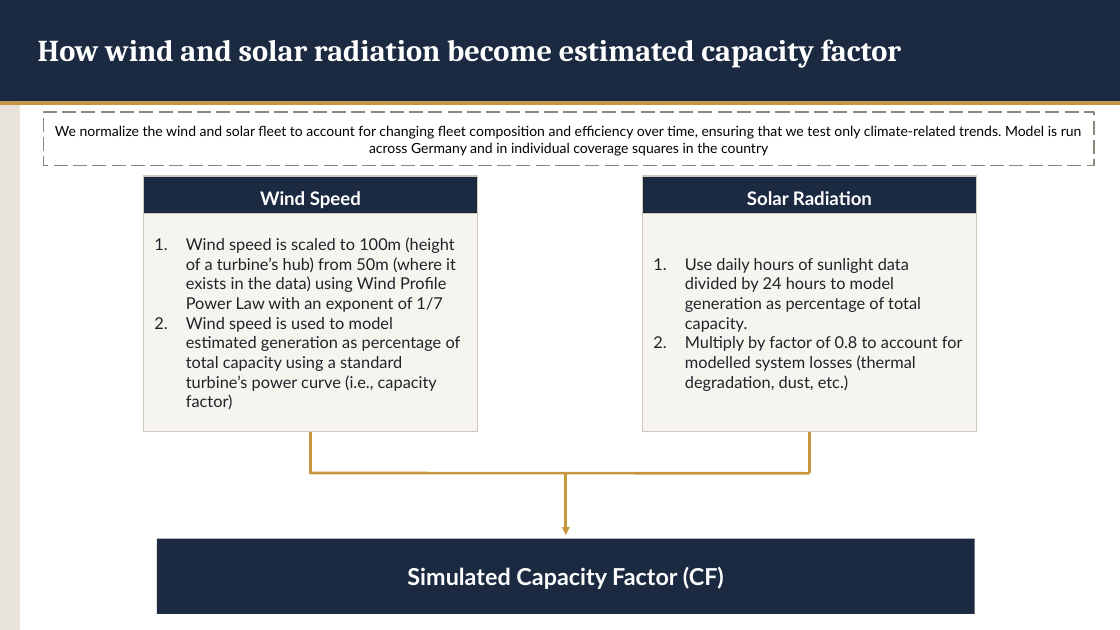
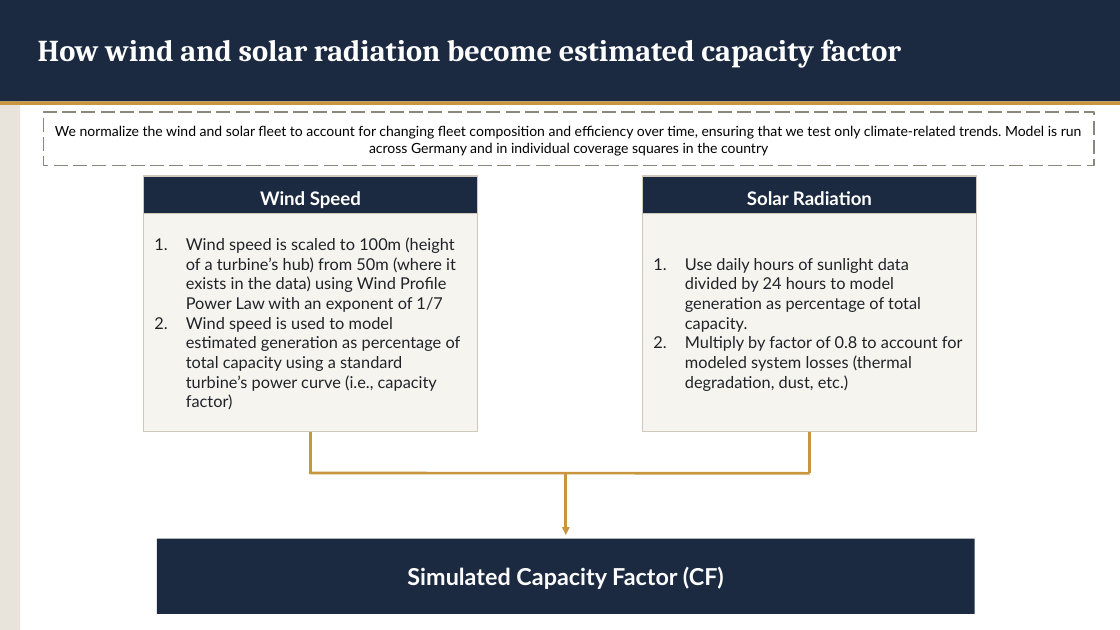
Before and after one commit to asakti47/dunkelflaute-explorer, a slide deck: slide 3 of Dunkelflaute Presentation.pptx (slide 4 before the commit). Drawn at 1120x630 pixels with LibreOffice and Linux fonts; fonts in the diff are those of the drawing. Boxes give left, top, right and bottom in pixels: in the first picture for what was removed or moved away, otherwise in the second. Text is boxed around its words. In the diff, an @@ line names an element or a change of style, - is before the commit and + after.

```diff
--- a/Dunkelflaute Presentation.pptx
+++ b/Dunkelflaute Presentation.pptx
@@ text in rectangle at (685,336,963,391): text changed @@
-2. Multiply by factor of 0.8 to account for modelled system losses (thermal degradation, dust, etc.)
+2. Multiply by factor of 0.8 to account for modeled system losses (thermal degradation, dust, etc.)
```
Also in this commit, not shown: 3 other slides changed, 1 slide added, 3 slides removed.
